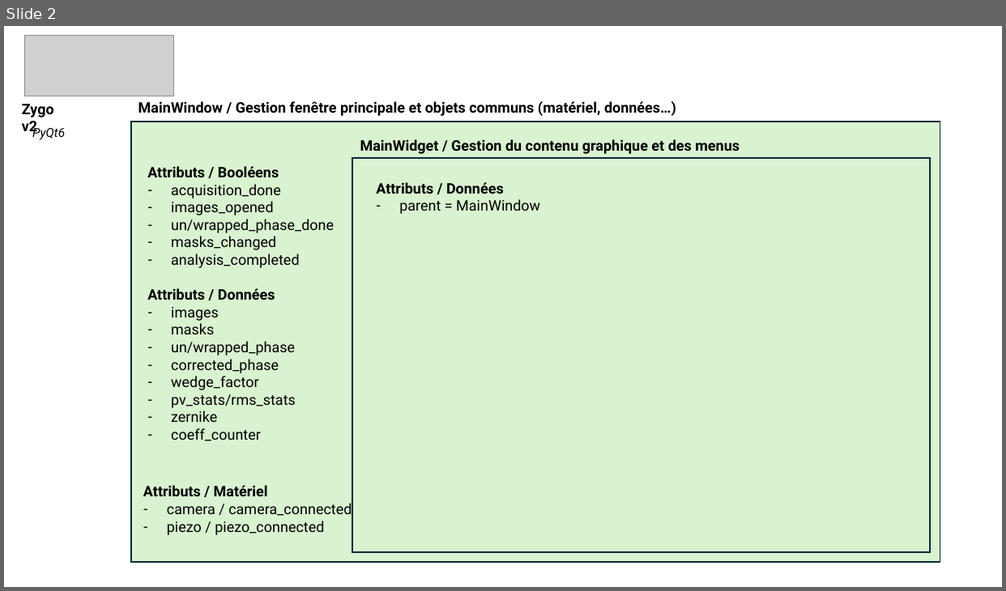
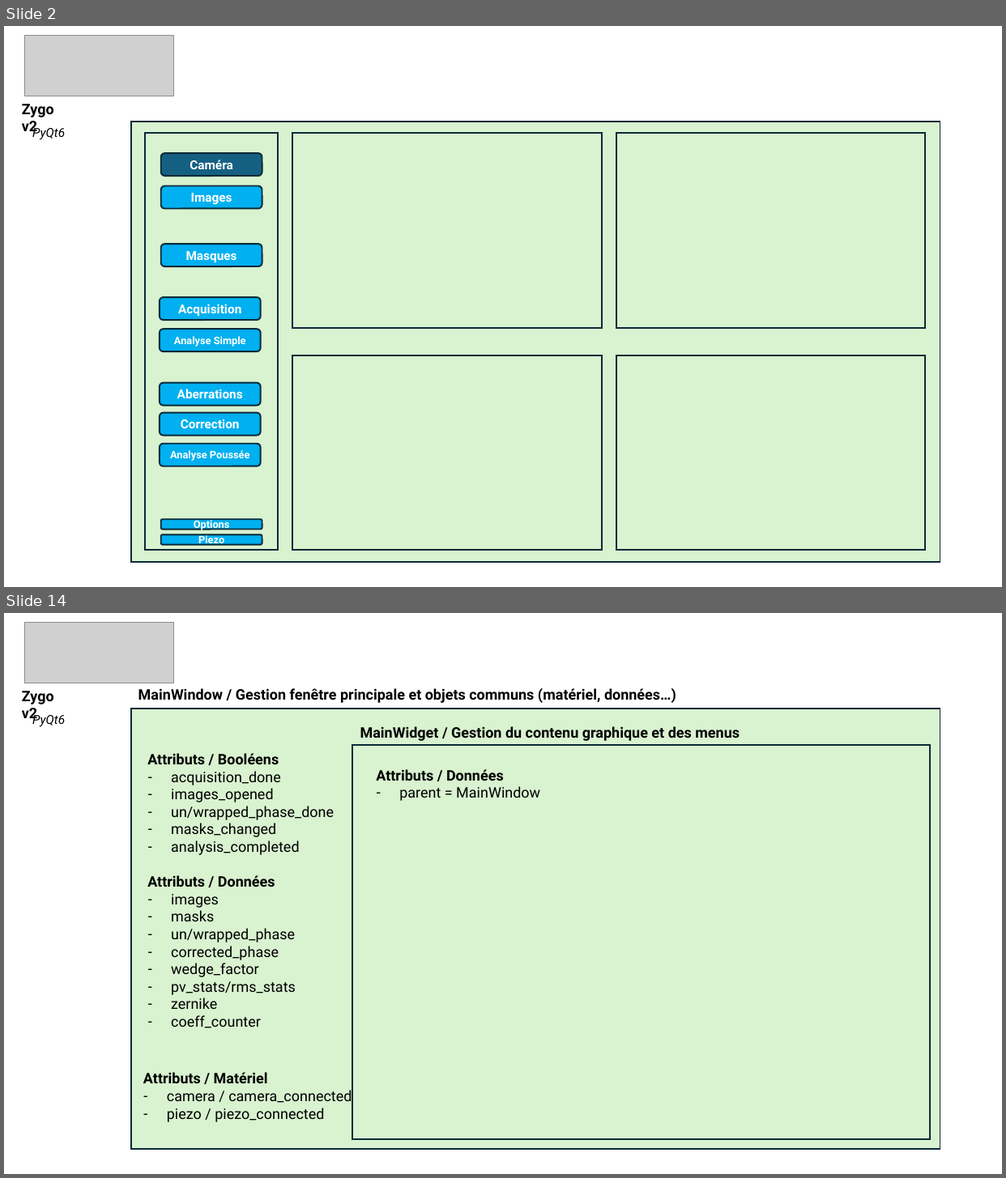
Before and after one commit to IOGS-LEnsE-ressources/camera-gui, a slide deck: applis/Zygo-labwork_v2/Zygo_Appli.pptx. Shown one above the other, each under a label of ours: slide 2 before the commit, slides 2 and 14 after it; the slides between them are not shown. The pictures are 1006x591 and 1006x1178 pixels, drawn with LibreOffice and Linux fonts; fonts in the diff are those of the drawing; grey boxes stand for pictures. Boxes give left, top, right and bottom in pixels: in the first picture for what was removed or moved away, otherwise in the second. Text is boxed around its words. In the diff, an @@ line names an element or a change of style, - is before the commit and + after.

Commit message:
Update Zygo App v2 / Adding labwork subject 2y and modifying PPTX

```diff
--- a/applis/Zygo-labwork_v2/Zygo_Appli.pptx
+++ b/applis/Zygo-labwork_v2/Zygo_Appli.pptx
@@ slide 2 added at [4,26,1002,587], background #FFFFFF @@
@@ picture added at [25,35,173,96] @@
@@ text added at [22,104,54,136], 14 pt, text #000000, bold @@
+Zygo v2
@@ rectangle added at [131,122,940,563], fill #D9F2D0, outline #092A39 1.5 pt @@
@@ text added at [32,126,65,140], 12 pt, text #000000, italic @@
+PyQt6
@@ rectangle added at [146,133,278,551], fill #D9F2D0, outline #092A39 1.5 pt @@
@@ rectangle added at [292,133,602,328], fill #D9F2D0, outline #092A39 1.5 pt @@
@@ rectangle added at [616,133,926,328], fill #D9F2D0, outline #092A39 1.5 pt @@
@@ rounded rectangle added at [161,153,262,176], fill #156082, outline #092A39 1.5 pt, 12 pt, text #FFFFFF, bold @@
+Caméra
@@ rounded rectangle added at [161,186,262,209], fill #00B0F0, outline #092A39 1.5 pt, 12 pt, text #FFFFFF, bold @@
+Images
@@ rounded rectangle added at [161,244,262,267], fill #00B0F0, outline #092A39 1.5 pt, 12 pt, text #FFFFFF, bold @@
+Masques
@@ rounded rectangle added at [160,297,261,320], fill #00B0F0, outline #092A39 1.5 pt, 12 pt, text #FFFFFF, bold @@
+Acquisition
@@ rounded rectangle added at [160,329,261,352], fill #00B0F0, outline #092A39 1.5 pt, 10 pt, text #FFFFFF, bold @@
+Analyse Simple
@@ rectangle added at [292,356,602,551], fill #D9F2D0, outline #092A39 1.5 pt @@
@@ rectangle added at [616,356,926,551], fill #D9F2D0, outline #092A39 1.5 pt @@
@@ rounded rectangle added at [160,383,261,406], fill #00B0F0, outline #092A39 1.5 pt, 12 pt, text #FFFFFF, bold @@
+Aberrations
@@ rounded rectangle added at [160,413,261,436], fill #00B0F0, outline #092A39 1.5 pt, 12 pt, text #FFFFFF, bold @@
+Correction
@@ rounded rectangle added at [160,444,261,466], fill #00B0F0, outline #092A39 1.5 pt, 10 pt, text #FFFFFF, bold @@
+Analyse Poussée
@@ rounded rectangle added at [161,519,262,529], fill #00B0F0, outline #092A39 1.5 pt, 10 pt, text #FFFFFF, bold @@
+Options
@@ rounded rectangle added at [161,535,262,544], fill #00B0F0, outline #092A39 1.5 pt, 10 pt, text #FFFFFF, bold @@
+Piezo
@@ what was slide 2 is now slide 14 @@
```
Also in this commit, not shown: 1 slide changed, 11 other slides added, 1 other file.
